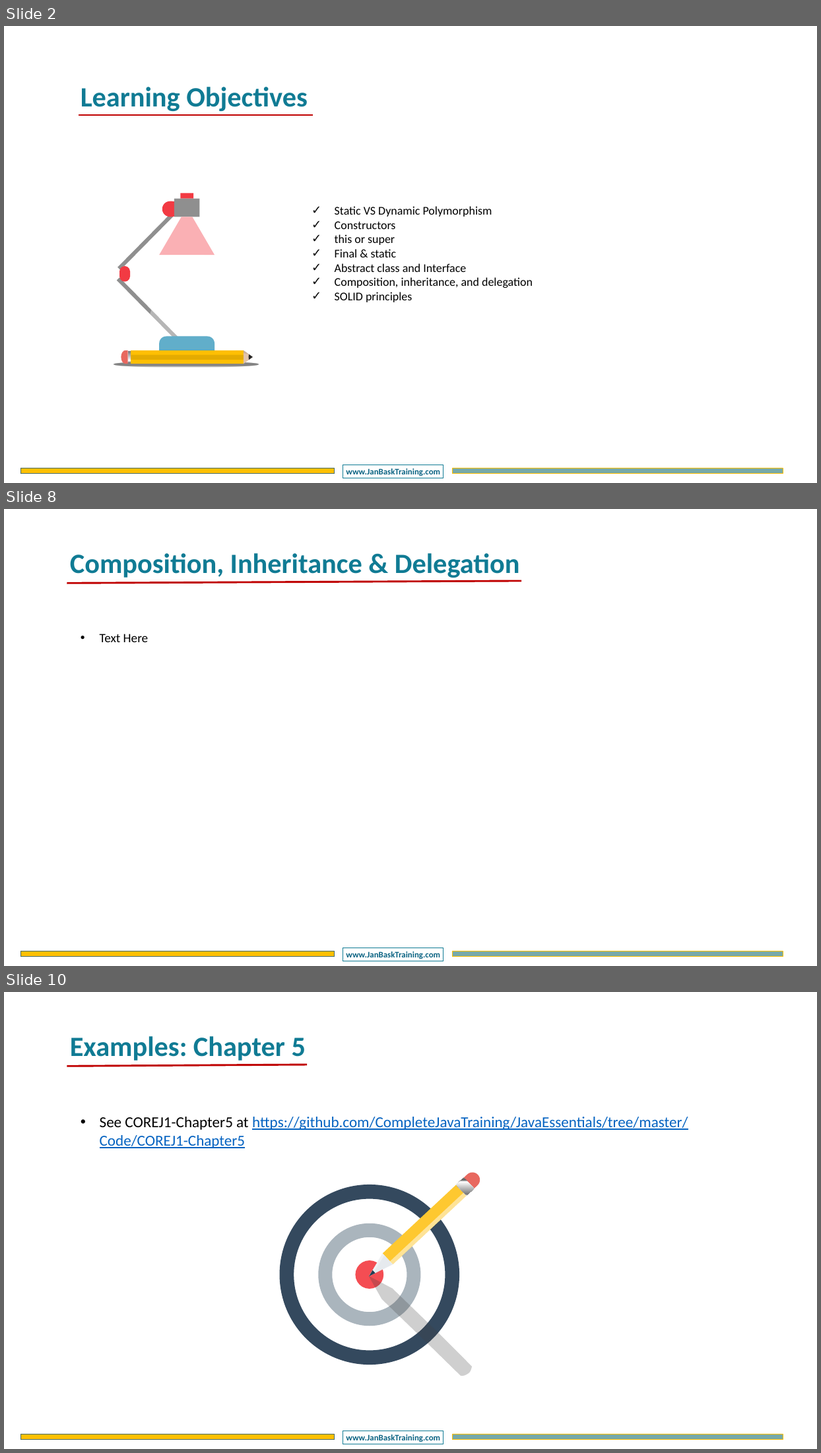
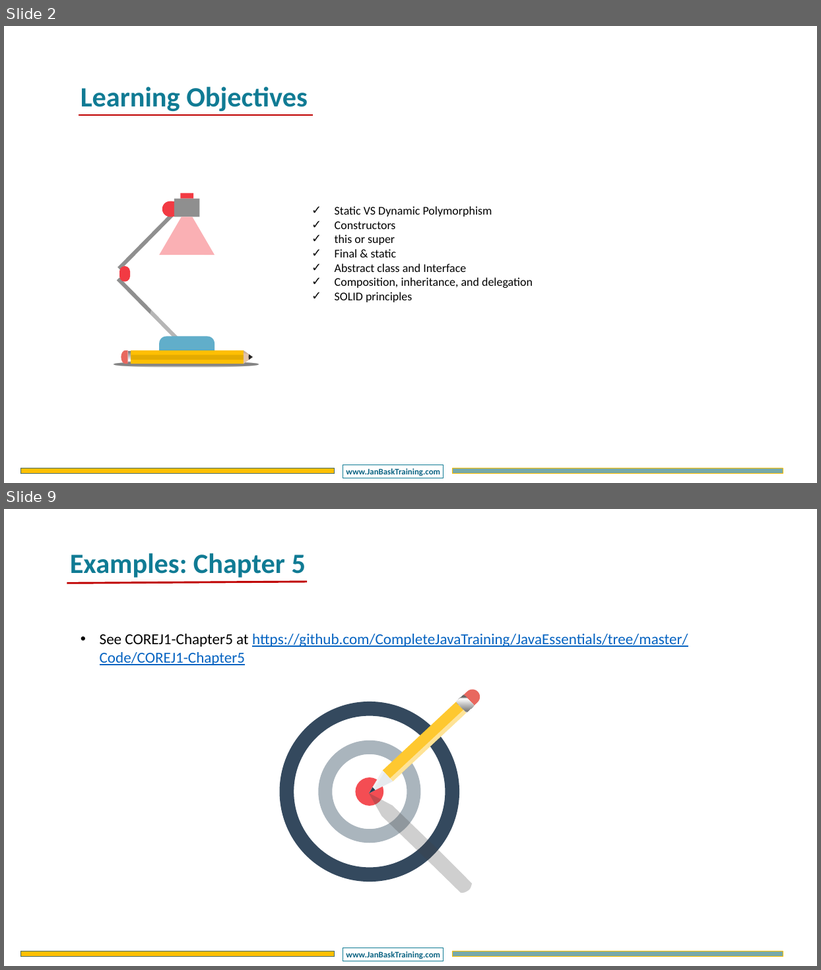
Before and after one commit to CompleteJavaTraining/JavaEssentials, a slide deck: slides/COREJ1/COREJ1 - Chapter5.pptx. Shown one above the other, each under a label of ours: slides 2, 8 and 10 before the commit, slides 2 and 9 after it; the slides between them are not shown. The pictures are 821x1453 and 821x970 pixels, drawn with LibreOffice and Linux fonts; fonts in the diff are those of the drawing; background and template pictures are left out. Boxes give left, top, right and bottom in pixels: in the first picture for what was removed or moved away, otherwise in the second. Text is boxed around its words. In the diff, an @@ line names an element or a change of style, - is before the commit and + after.

```diff
--- a/slides/COREJ1/COREJ1 - Chapter5.pptx
+++ b/slides/COREJ1/COREJ1 - Chapter5.pptx
@@ slide 8 removed at (4,509,817,966), background #FFFFFF; not listed: 3 template elements that a slide beside it also shows @@
@@ text removed at (70,553,520,581) @@
-Composition, Inheritance & Delegation
@@ line removed from (67, 583) to (521, 581) @@
@@ text removed at (100,634,149,642) @@
-• Text Here
@@ what was slide 10 is now slide 9 @@
```
Also in this commit, not shown: 3 slides changed, 3 slides added, 3 other slides removed, 5 other files.
